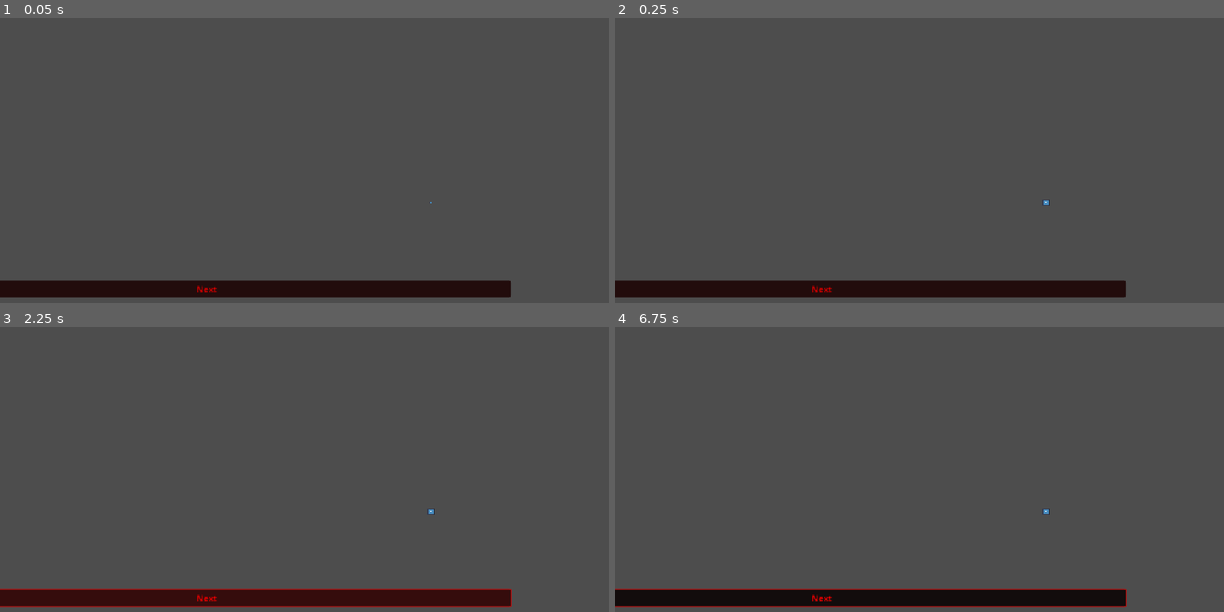
Above: before the commit, frames 1-4 (two rows, left to right).
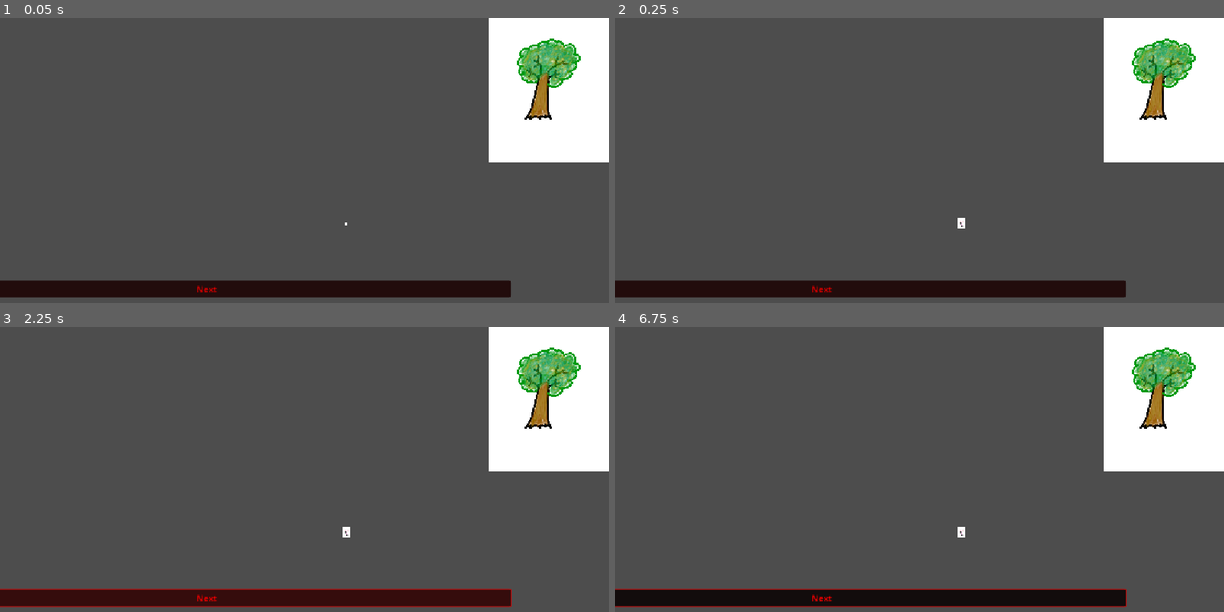
Above: after the commit, the same moments.

Repository: ygrecky/GameJam1
Game: Godot game, scene res://scenes/game.tscn
The game is run twice, just before and just after one commit, with the same random seed, the same clock (stepped at 60 frames per second) and the same inputs. The engine's default icon, where the game draws it, is replaced by a stand-in: a white triangle on a blue panel in a dark square.
Inputs:
- Up to frame 1 (0.05 s): no input
- Up to frame 2 (0.25 s): no input
- Up to frame 3 (2.25 s): click "Next" at 0.5 s; click "Next" at 1.25 s; tap Enter at 2 s; hold Right (right) from 2.03 s (still down); hold Space (action_1) from 2.03 s (still down)
- Up to frame 4 (6.75 s): release Right (right) at 2.78 s; release Space (action_1) at 2.78 s; hold Down (down) 2.78-3.53 s; tap Space (action_1) at 2.85, 4.35, 5.85 s; tap Enter at 3.5, 5 s; hold Right (right) 3.53-4.28 s; hold Space (action_1) 3.53-4.28 s; hold Up (up) 4.28-5.03 s; hold Space (action_1) 5.03-5.78 s; hold Left (left) 5.03-6.53 s; hold Down (down) from 6.53 s (still down); hold Space (action_1) from 6.53 s (still down)

The runs differ from the first frame. In frame 1, 10% of the frame differs, in the area x 56-100%, y 0-73%; in frame 2, 10%, in the area x 56-100%, y 0-74%; in frame 3, 10%; in frame 4, 10%.

Commit message:
Aimant et bloc magnétiques : OK

Diff:
--- /dev/null
+++ b/scenes/bloc_magnétique.gd
@@ -0,0 +1,11 @@
+extends StaticBody2D
+class_name BlocMagnetique
+
+# Called when the node enters the scene tree for the first time.
+func _ready() -> void:
+	pass # Replace with function body.
+
+
+# Called every frame. 'delta' is the elapsed time since the previous frame.
+func _process(delta: float) -> void:
+	pass
--- /dev/null
+++ b/scenes/bloc_magnétique.tscn
@@ -0,0 +1,19 @@
+[gd_scene format=3 uid="uid://c0tk2qqokmxjw"]
+
+[ext_resource type="Script" uid="uid://co8men4kcxmst" path="res://scenes/bloc_magnétique.gd" id="1_t5usk"]
+[ext_resource type="Texture2D" uid="uid://h2a8wj6uoxl1" path="res://assets/arbre1.jpg" id="2_t5usk"]
+
+[sub_resource type="RectangleShape2D" id="RectangleShape2D_u081y"]
+size = Vector2(131, 125)
+
+[node name="Bloc magnétique" type="StaticBody2D" unique_id=32234192]
+script = ExtResource("1_t5usk")
+
+[node name="Sprite2D" type="Sprite2D" parent="." unique_id=109963318]
+position = Vector2(11.124999, 0.8250017)
+scale = Vector2(0.09425403, 0.085618585)
+texture = ExtResource("2_t5usk")
+
+[node name="CollisionShape2D" type="CollisionShape2D" parent="." unique_id=1421887315]
+position = Vector2(-0.5, -1.5)
+shape = SubResource("RectangleShape2D_u081y")
--- a/scenes/feu.tscn
+++ b/scenes/feu.tscn
@@ -1,18 +1,18 @@
 [gd_scene format=3 uid="uid://cspr5mvrkw23x"]
 
-[ext_resource type="Texture2D" uid="uid://c353tuvpl12xx" path="res://icon.svg" id="1_3q6bg"]
 [ext_resource type="Script" uid="uid://ggw0r8l57rxc" path="res://scenes/feu.gd" id="1_kp38y"]
+[ext_resource type="Texture2D" uid="uid://07ysdp47nkf0" path="res://assets/souris.jpg" id="2_kp38y"]
 
 [sub_resource type="RectangleShape2D" id="RectangleShape2D_u081y"]
 size = Vector2(126, 125)
 
 [node name="Feu" type="StaticBody2D" unique_id=1264664788]
 script = ExtResource("1_kp38y")
-scale_speed = 0.7
 
 [node name="Sprite2D" type="Sprite2D" parent="." unique_id=1270497746]
-texture = ExtResource("1_3q6bg")
+position = Vector2(6, -6.9999847)
+scale = Vector2(0.052217755, 0.0570838)
+texture = ExtResource("2_kp38y")
 
 [node name="CollisionShape2D" type="CollisionShape2D" parent="." unique_id=164516229]
-position = Vector2(1, -2.5)
 shape = SubResource("RectangleShape2D_u081y")
--- a/scenes/game.tscn
+++ b/scenes/game.tscn
@@ -7,20 +7,25 @@
 [ext_resource type="PackedScene" uid="uid://cspr5mvrkw23x" path="res://scenes/feu.tscn" id="3_lnu2h"]
 [ext_resource type="PackedScene" uid="uid://dbgsqtuqtac8i" path="res://scenes/inventaire.tscn" id="4_lbhrr"]
 [ext_resource type="PackedScene" uid="uid://cs6uqe11x4rm3" path="res://scenes/boite_texte.tscn" id="1_uwrxv"]
+[ext_resource type="PackedScene" uid="uid://c0tk2qqokmxjw" path="res://scenes/bloc_magnétique.tscn" id="5_iywne"]
 
 [node name="Game" type="Node2D" unique_id=439829170]
 
 
 [node name="Player" parent="." unique_id=310191065 instance=ExtResource("1_uwrxv")]
-position = Vector2(-100, 109)
+position = Vector2(-234, 2)
+aimant_acceleration = 70.0
+aimant_max_speed = 1000
 
 [node name="Camera" parent="." unique_id=1820779306 instance=ExtResource("2_yqjtg")]
 position = Vector2(91, 79)
 
 [node name="Feu" parent="." unique_id=1264664788 instance=ExtResource("3_lnu2h")]
-position = Vector2(330, 105)
+position = Vector2(170, 145)
 scale = Vector2(0.5, 0.5)
 
 [node name="Inventaire" parent="." unique_id=1760829572 instance=ExtResource("4_lbhrr")]
 
 [node name="CanvasLayer" parent="." unique_id=1665444524 instance=ExtResource("1_uwrxv")]
+[node name="Bloc magnétique" parent="." unique_id=32234192 instance=ExtResource("5_iywne")]
+position = Vector2(545, -123)
--- a/scenes/player.tscn
+++ b/scenes/player.tscn
@@ -4,25 +4,37 @@
 [ext_resource type="Texture2D" uid="uid://c353tuvpl12xx" path="res://icon.svg" id="2_g2els"]
 
 [sub_resource type="RectangleShape2D" id="RectangleShape2D_u081y"]
-size = Vector2(127, 130)
+size = Vector2(127, 137)
 
 [sub_resource type="RectangleShape2D" id="RectangleShape2D_y7o8b"]
-size = Vector2(126.75, 88)
+size = Vector2(126.75, 2533)
 
-[node name="Player" type="CharacterBody2D" unique_id=310191065 node_paths=PackedStringArray("action_zone")]
+[sub_resource type="RectangleShape2D" id="RectangleShape2D_2q88c"]
+size = Vector2(125.5, 81)
+
+[node name="Player" type="CharacterBody2D" unique_id=310191065 node_paths=PackedStringArray("long_action_zone", "short_action_zone")]
 position = Vector2(91, 83)
 script = ExtResource("1_3vyb7")
-action_zone = NodePath("Area2D")
+long_action_zone = NodePath("long_action_zone")
+short_action_zone = NodePath("short_action_zone")
+aimant_acceleration = 70.0
 
 [node name="Sprite2D" type="Sprite2D" parent="." unique_id=240565828]
+position = Vector2(0, -9)
 texture = ExtResource("2_g2els")
 
 [node name="CollisionShape2D" type="CollisionShape2D" parent="." unique_id=1509566794]
-position = Vector2(-0.5, -1)
+position = Vector2(-0.5, -4.5)
 shape = SubResource("RectangleShape2D_u081y")
 
-[node name="Area2D" type="Area2D" parent="." unique_id=1103071841]
+[node name="long_action_zone" type="Area2D" parent="." unique_id=1103071841]
 
-[node name="CollisionShape2D" type="CollisionShape2D" parent="Area2D" unique_id=855740907]
-position = Vector2(0, 109)
+[node name="CollisionShape2D" type="CollisionShape2D" parent="long_action_zone" unique_id=855740907]
+position = Vector2(0, 1331.5)
 shape = SubResource("RectangleShape2D_y7o8b")
+
+[node name="short_action_zone" type="Area2D" parent="." unique_id=1003492248]
+
+[node name="CollisionShape2D" type="CollisionShape2D" parent="short_action_zone" unique_id=62575915]
+position = Vector2(4, 104)
+shape = SubResource("RectangleShape2D_2q88c")
--- a/scripts/player.gd
+++ b/scripts/player.gd
@@ -1,12 +1,16 @@
 extends CharacterBody2D
 
 @export var speed = 300
-@export var action_zone: Area2D
+@export var long_action_zone: Area2D
+@export var short_action_zone : Area2D
 var facing_x = 0
 var facing_y = -1
 var action_pressed = false
+var aimant_activé = false
+
+@export var aimant_acceleration = 0.1
+@export var aimant_max_speed = 600
 func get_input():
-	action_zone.hide()
 	var direction_x = 0
 	var direction_y = 0
 
@@ -14,6 +18,7 @@
 		action_pressed = true
 	else:
 		action_pressed = false
+		aimant_activé = false
 
 	if Input.is_action_pressed("left"):
 		direction_x = -1
@@ -38,9 +43,8 @@
 		rotation_degrees = 180
 		facing_x = 0
 		facing_y = -1
-
-	velocity = Vector2(direction_x, direction_y) * speed
-	action_zone.show()
+	if(not(aimant_activé)):
+		velocity = Vector2(direction_x, direction_y) * speed
 
 func _process(delta: float) -> void:
 	pass
@@ -48,8 +52,12 @@
 
 func _physics_process(delta):
 
-	for elt in action_zone.get_overlapping_bodies():
+	for elt in short_action_zone.get_overlapping_bodies():
 		if(elt is Feu and action_pressed):
 			elt.grow(delta, facing_x, facing_y)
+	for elt in long_action_zone.get_overlapping_bodies():
+		if(elt is BlocMagnetique and action_pressed):
+			aimant_activé = true
+			velocity = velocity + Vector2(facing_x,facing_y)*aimant_acceleration
 	get_input()
 	move_and_slide()
Not shown, removed: arbre1.jpg.import
Not shown, removed: renard1.jpg.import
Not shown, added: scenes/bloc_magnétique.gd.uid
Not shown, removed: souris.jpg.import
Not shown, removed: tortue.jpg.import
